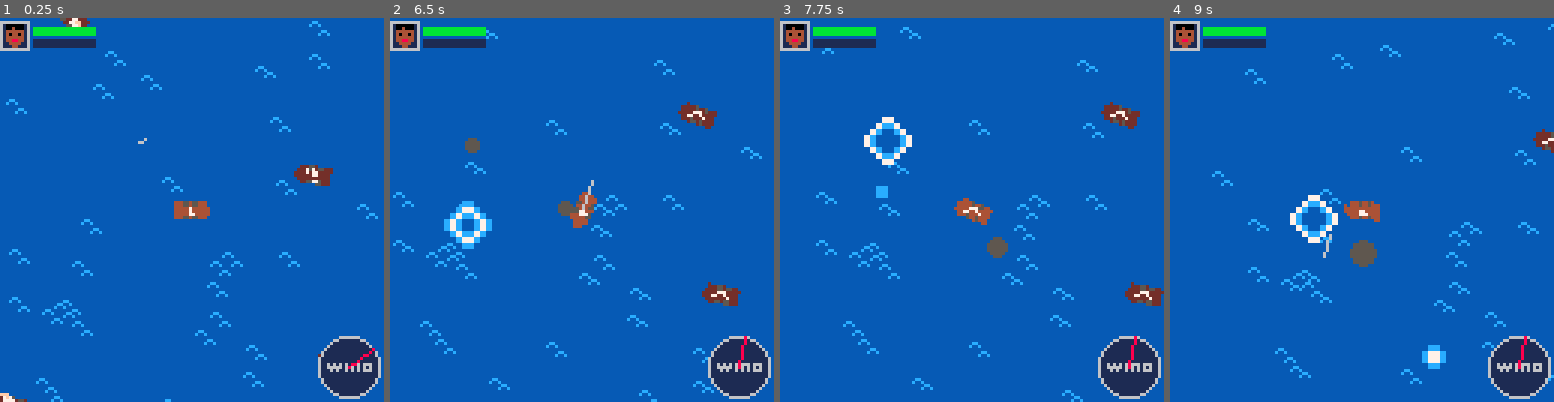
Above: before the commit, frames 1-4 (left to right).
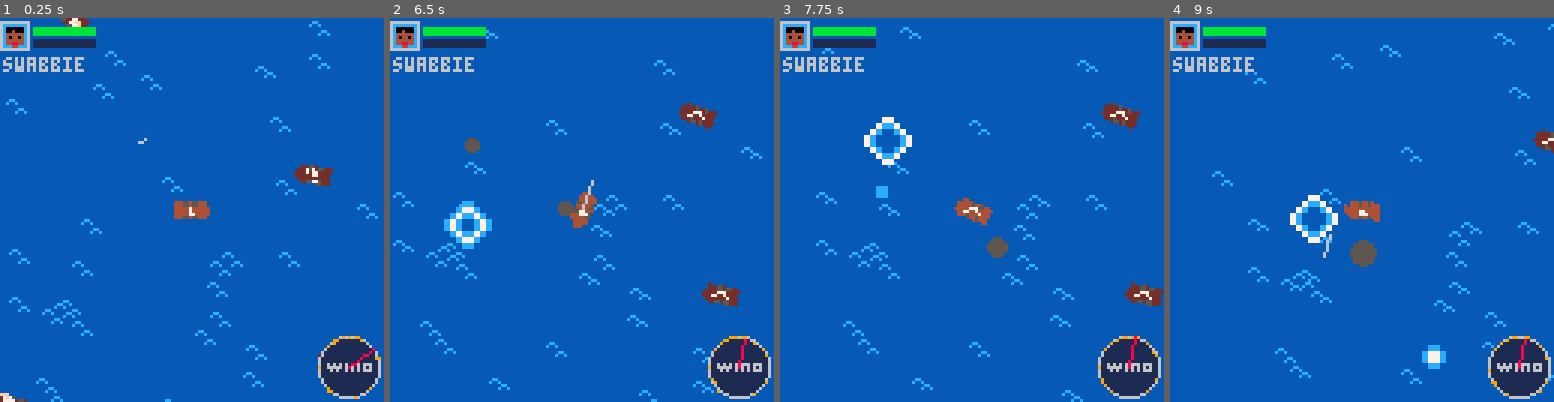
Above: after the commit, the same moments.

Repository: sthilaid/pico-8-carts
Game: PICO-8 cartridge pkulls.p8
Two runs of this game, one before a commit and one after it. Both use one fixed random seed, a clock stepped at 60 frames per second and the inputs below.
Inputs:
- Up to frame 1 (0.25 s): no input
- Up to frame 2 (6.5 s): tap X (X key) at 0.33, 1.07, 1.85, 2.97, 4.08, 5.2, 6.32 s; tap O (Z key) at 0.7, 1.7, 2.1, 2.5, 2.9, 3.3, 3.7, 4.1, 4.5, 4.9, 5.3, 5.7, 6.1 s; hold Right 1.6-2.1 s; hold Up 2.15-2.42 s; hold Right 2.47-3.03 s; hold Left 3.08-3.58 s; hold Down 3.63-3.97 s; hold Right 4.02-4.68 s; hold Up 4.73-5.03 s; hold Left 5.08-5.68 s; hold Down 5.73-6.03 s; hold Right from 6.08 s (still down)
- Up to frame 3 (7.75 s): tap O (Z key) every 0.4 s from 6.5 to 7.7 s; release Right at 6.58 s; hold Right 6.63-7.13 s; hold Up 7.18-7.45 s; tap X (X key) at 7.43 s; hold Right from 7.5 s (still down)
- Up to frame 4 (9 s): release Right at 8.07 s; tap O (Z key) at 8.1, 8.5, 8.9 s; hold Left 8.12-8.62 s; tap X (X key) at 8.55 s; hold Down from 8.67 s (still down)

The runs differ from the first frame. In frame 1, 0.8% of the frame differs, in the area x 0-100%, y 1-100%; in frame 2, 0.8%, in the area x 0-99%, y 1-99%; in frame 3, 0.8%; in frame 4, 0.8%.

Commit message:
infamy and ai ship direction hud

Diff:
--- a/pkulls.p8
+++ b/pkulls.p8
@@ -19,6 +19,7 @@
 boarding_state=0
 boarding_state_t=0
 p_cannon_timer=0
+infamy=0
 
 should_debug_col = false
 debug_coll={}
@@ -42,6 +43,9 @@
 tethering_frames={64,68}
 boarding_frames={72}
 loot_frames={128,130,132,134}
+infamy_portraits={49,50,51,52}
+infamy_titles={"swabbie","first mate","captain","pirate lord"}
+infamy_colors={6,10,9,8}
 
 function _init()
    p=make_boat(64, 64)
@@ -287,13 +291,22 @@
 end
 
 function draw_hud()
-   -- notoriety hud
+   -- infamy hud
    local x,y = 1,2
-   rectfill(0,1,9,9,1)
-   rect(0,1,9,10,6)
+   local fx,fy,fw,fh = x-1,y-1,9,9
+   local infamy_index = min(count(infamy_portraits), flr(infamy)+1)
+   local inf_color = infamy_colors[infamy_index]
+   local inf_next_color = infamy_colors[min(count(infamy_colors), infamy_index+1)]
+   rectfill(fx,fy,fx+fw,fy+fh,1)
+   rect(fx,fy,fx+fw,fy+fh, inf_color)
+   if (infamy - flr(infamy) >= 0.25) line(fx,fy,fx+fw,fy, inf_next_color)
+   if (infamy - flr(infamy) >= 0.50) line(fx+fw,fy,fx+fw,fy+fh, inf_next_color)
+   if (infamy - flr(infamy) >= 0.75) line(fx,fy+fh,fx+fw,fy+fh, inf_next_color)
+   print(infamy_titles[infamy_index], x, y+11, inf_color)
+
    palt(0,false)
    palt(14,true)
-   spr(49,x,y)
+   spr(infamy_portraits[infamy_index],x,y)
    palt()
 
    -- hull hud
@@ -316,9 +329,20 @@
    local x,y,r = 116,116,10
    circfill(x,y,r,1)
    circ(x,y,r,6)
+   circ(x,y,r,6)
    spr(32,x-7,y-4)
    spr(33,x+1,y-4)
    line(x,y,x+r*cos(wind.dir),y+r*sin(wind.dir), 8)
+
+   -- boats direction indicator
+   for b in all(aiboats) do
+      if b.state ~= 1 then -- if not sunk
+         local dx,dy = b.x - p.x, b.y - p.y
+         local angle = atan2(dx,dy)
+         local status_color = b.aistate == 1 and 8 or (b.aistate == 2 and 0 or 9)
+         pset(avg(x+r*cos(angle)), avg(y+r*sin(angle)), status_color)
+      end
+   end
 
    -- meter full prompt
    if ismeter_full and was_colliding then
@@ -340,7 +364,7 @@
             local hpcol = boat.hp > 0.5 and 11 or 8
             rectfill(barx, bary, barx + w*boat.hp, bary + h, hpcol)
          end
-         print("["..boat.aiID.."] "..boat.aistate, barx, bary+5)
+         --print("["..boat.aiID.."] "..boat.aistate, barx, bary+5)
       end
       pal(0)
    end
@@ -401,9 +425,11 @@
 
 function apply_damage(boat, dmg, instigator)
    boat.hp = max(0, boat.hp-dmg)
+   local isAI = boat.aistate ~= nil
    if boat.hp == 0 then
       boat.state = 1 -- sink boat
-   elseif boat.aistate ~= nil then
+      if (isAI) infamy += 0.25
+   elseif isAI then
       if boat.aistate ~= 1 and not should_flee(boat) then
          set_ai_state(boat, 1) -- go into combat
       end
@@ -413,13 +439,13 @@
 function try_boarding()
    if (metervalue < 1) return
    if (not was_colliding) return
-   local target = was_colliding -- last collision is the target
+   boarding_target = was_colliding -- last collision is the target
    set_boarding_state(1) -- tethering
    metervalue = 0
 end
 function set_boarding_state(state)
    if boarding_state == 3 and state == 0 then
-      apply_damage(was_colliding, 1.0) -- on exit loot, kill target
+      apply_damage(boarding_target, 1.0) -- on exit loot, kill target
    end
 
    boarding_state=state
@@ -720,6 +746,145 @@
    else return 1 end
 end
 
+function avg(x)
+   local fx = flr(x)
+   if x - fx >= 0.5 then
+      return fx+1
+   else
+      return fx
+   end
+end
+…(131 lines of a section not shown)…
 
 
 
Not shown, changed: 138 lines of the sprite sheet (__gfx__) section of pkulls.p8
Not shown, changed: the thumbnail (__label__) section of pkulls.p8
